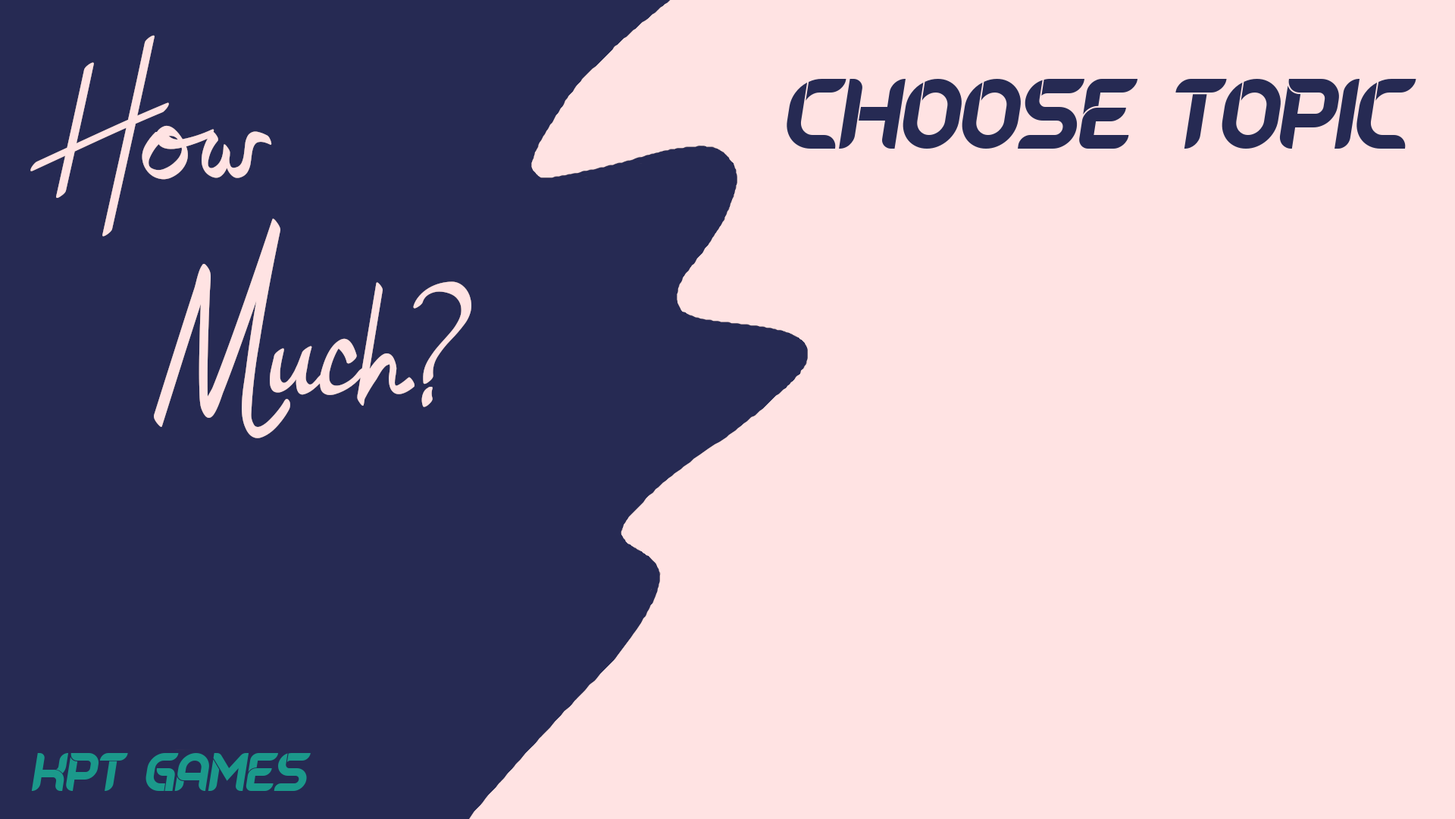
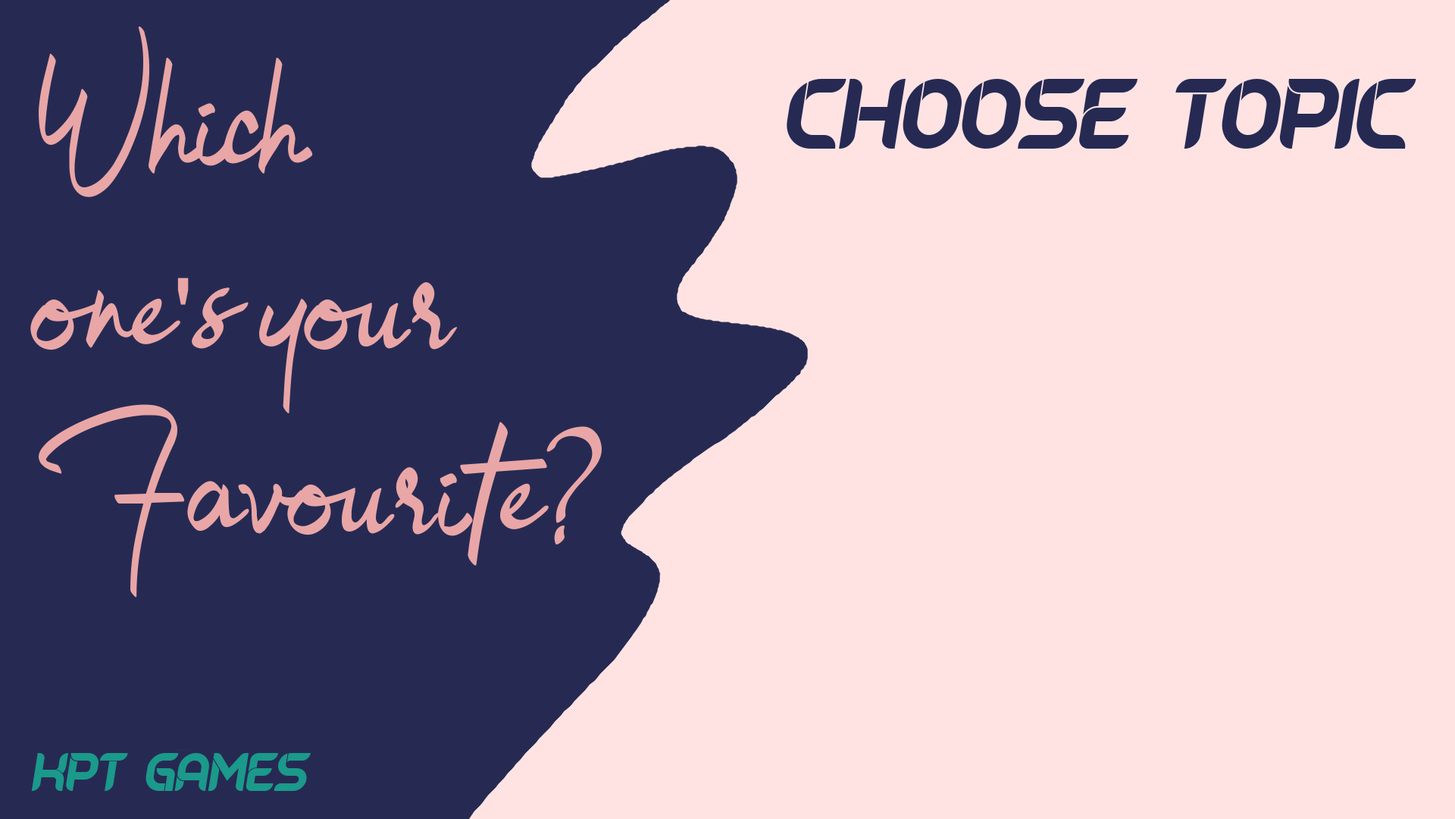
Layer changes from the first (1455, 819) image to the second:
added layer "Which ..." above "Dropped Buffer" over [30, 26, 602, 598]
painted on "Dropped Buffer" over [30, 34, 472, 439]
